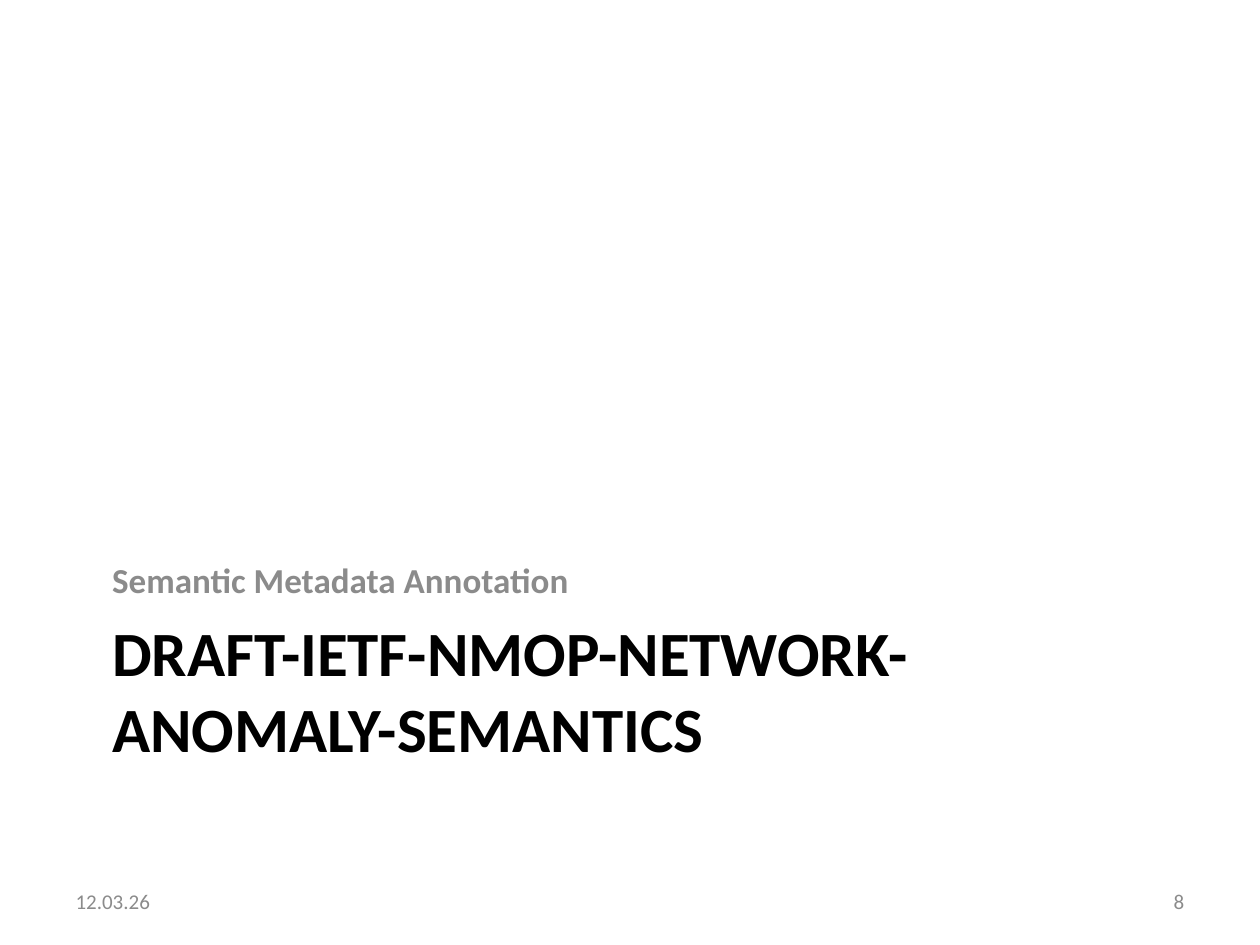
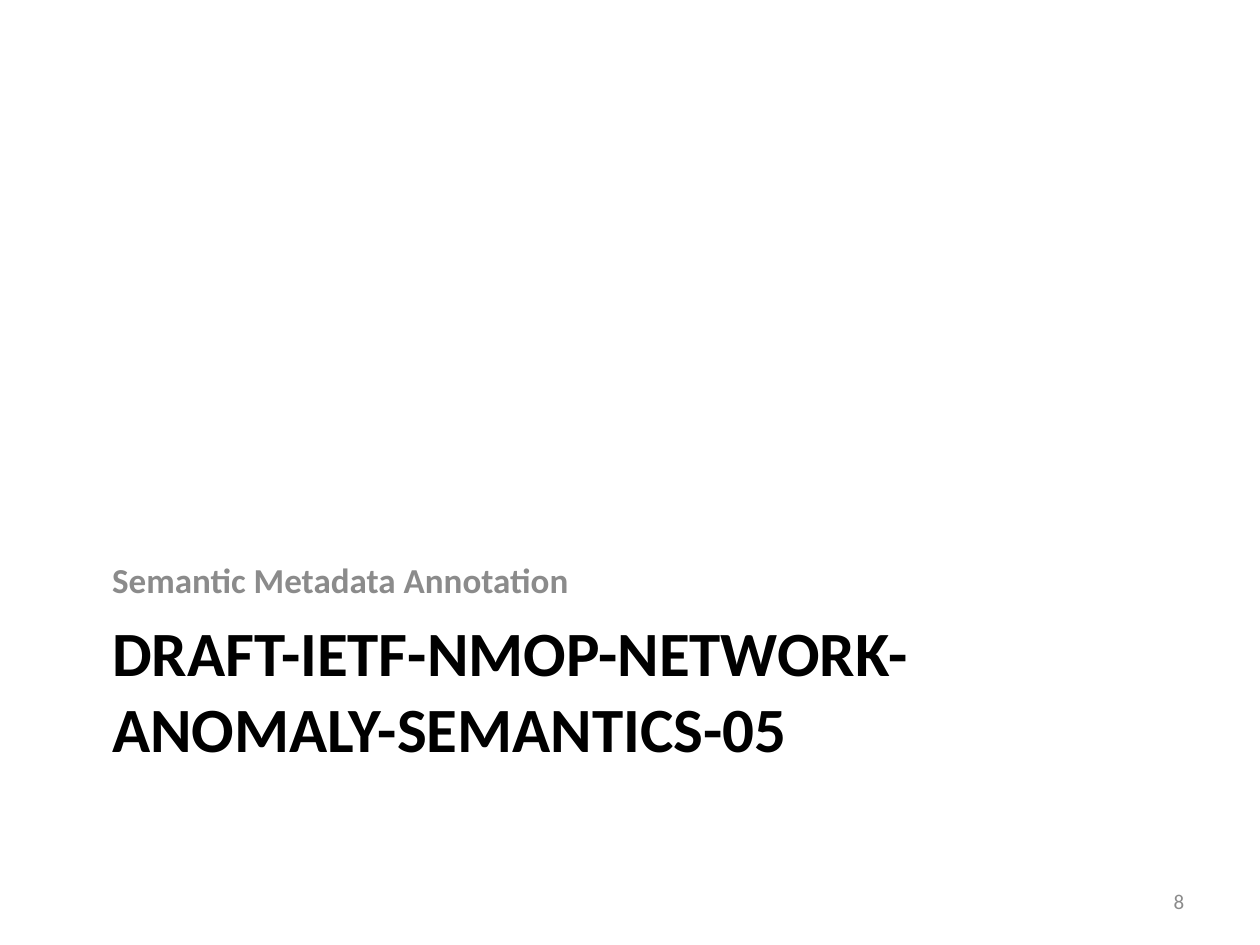
Before and after one commit to network-analytics/ietf-network-analytics-document-status, a slide deck: slide 8 of 125/NMOP/draft-ietf-nmop-network-anomaly-architecture-semantics-lifecycle.pptx. Drawn at 1260x945 pixels with LibreOffice and Linux fonts; fonts in the diff are those of the drawing. Boxes give left, top, right and bottom in pixels: in the first picture for what was removed or moved away, otherwise in the second. Text is boxed around its words. In the diff, an @@ line names an element or a change of style, - is before the commit and + after.

Commit message:
update anomaly detection slides: bullet points, update date, etc

```diff
--- a/125/NMOP/draft-ietf-nmop-network-anomaly-architecture-semantics-lifecycle.pptx
+++ b/125/NMOP/draft-ietf-nmop-network-anomaly-architecture-semantics-lifecycle.pptx
@@ title at (112, 634, 908, 753): text changed @@
-DRAFT-IETF-NMOP-NETWORK-ANOMALY-SEMANTICS
+DRAFT-IETF-NMOP-NETWORK-ANOMALY-SEMANTICS-05
@@ text removed at (76, 895, 150, 909) @@
-12.03.26
```
Also in this commit, not shown: 14 other slides changed, 1 other file.
